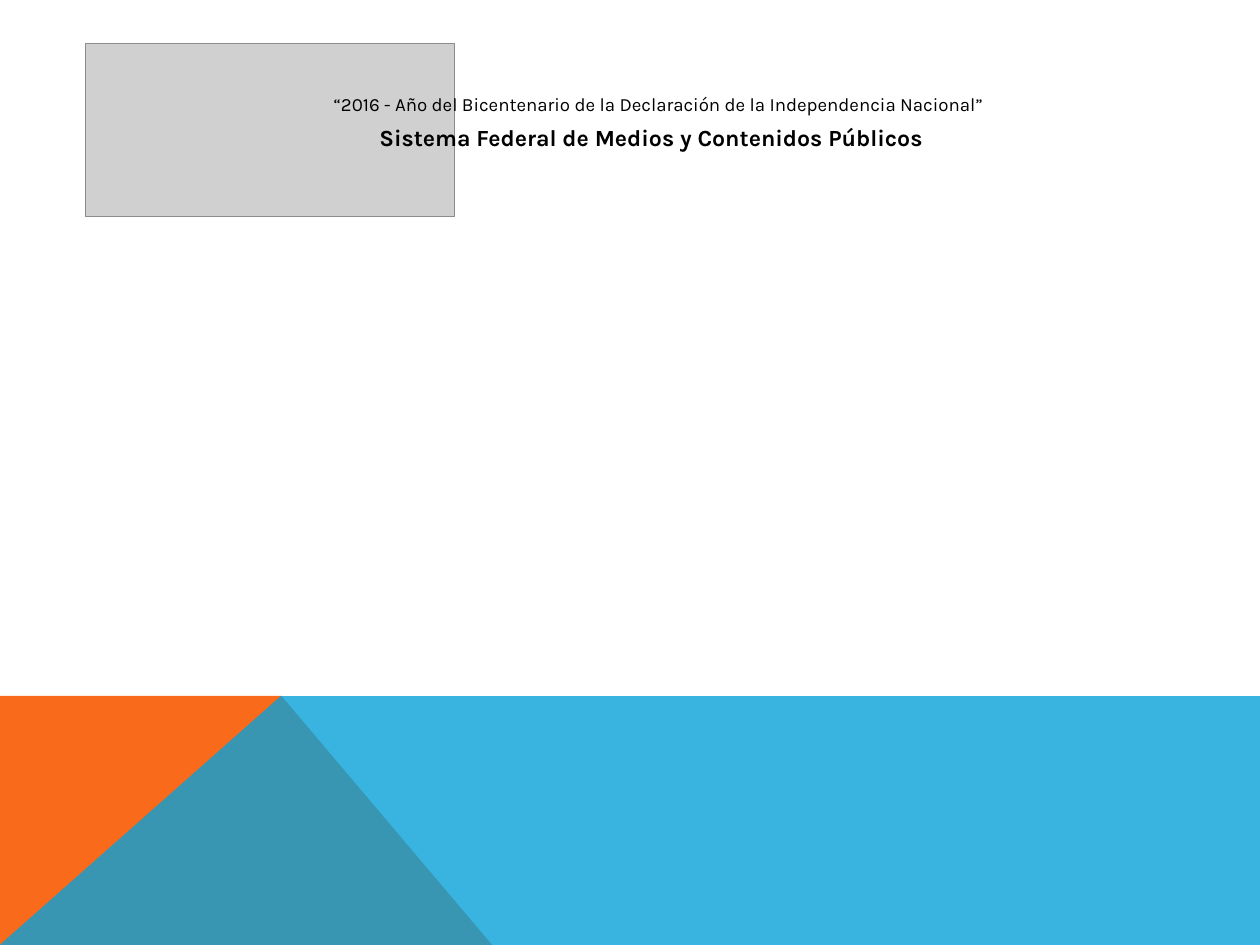
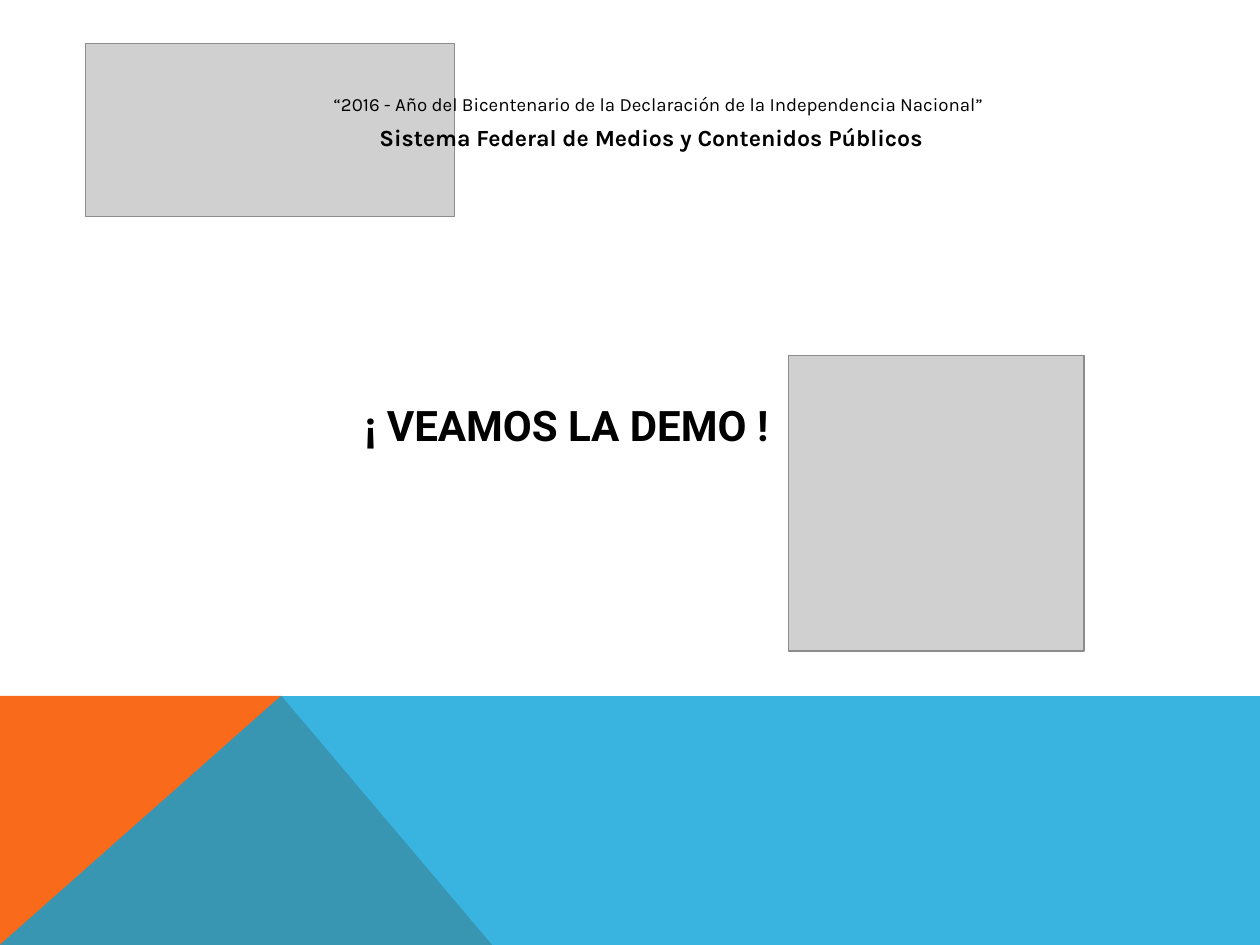
Before and after one commit to jsrxar/dge, a slide deck: slide 7 of 2-calidad/4-capacitaciones/Capacitaciones/CTO - Capacitacion Sistema de Tickets (Apertura Espacios).pptx. Drawn at 1260x945 pixels with LibreOffice and Linux fonts; fonts in the diff are those of the drawing; grey boxes stand for pictures. Boxes give left, top, right and bottom in pixels: in the first picture for what was removed or moved away, otherwise in the second. Text is boxed around its words. In the diff, an @@ line names an element or a change of style, - is before the commit and + after.

Commit message:
demo cierre presentacion calidad

```diff
--- a/2-calidad/4-capacitaciones/Capacitaciones/CTO - Capacitacion Sistema de Tickets (Apertura Espacios).pptx
+++ b/2-calidad/4-capacitaciones/Capacitaciones/CTO - Capacitacion Sistema de Tickets (Apertura Espacios).pptx
@@ picture added at <box>789,355,1084,650</box> @@
@@ text added at <box>387,410,747,442</box>, 24 pt, text #000000, bold @@
+¡ VEAMOS LA DEMO !
```
Also in this commit, not shown: 3 other slides changed, 1 other file.
